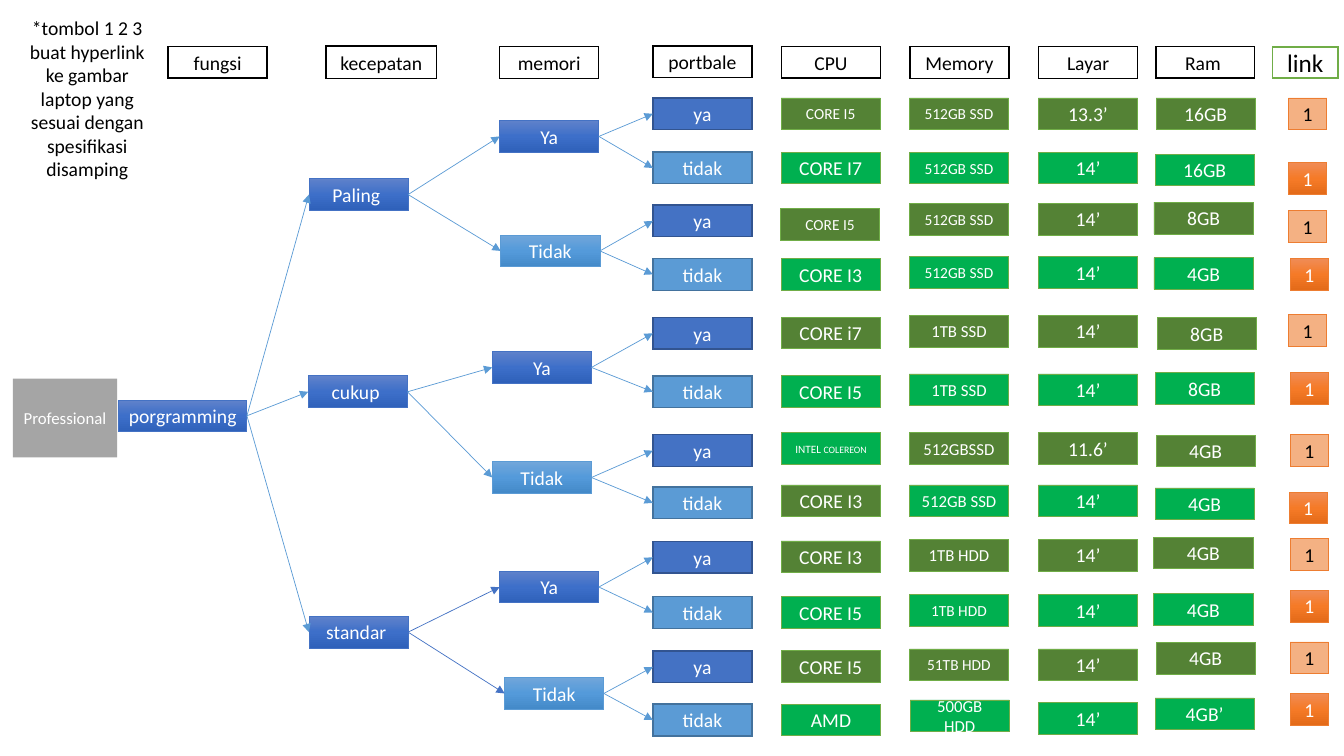
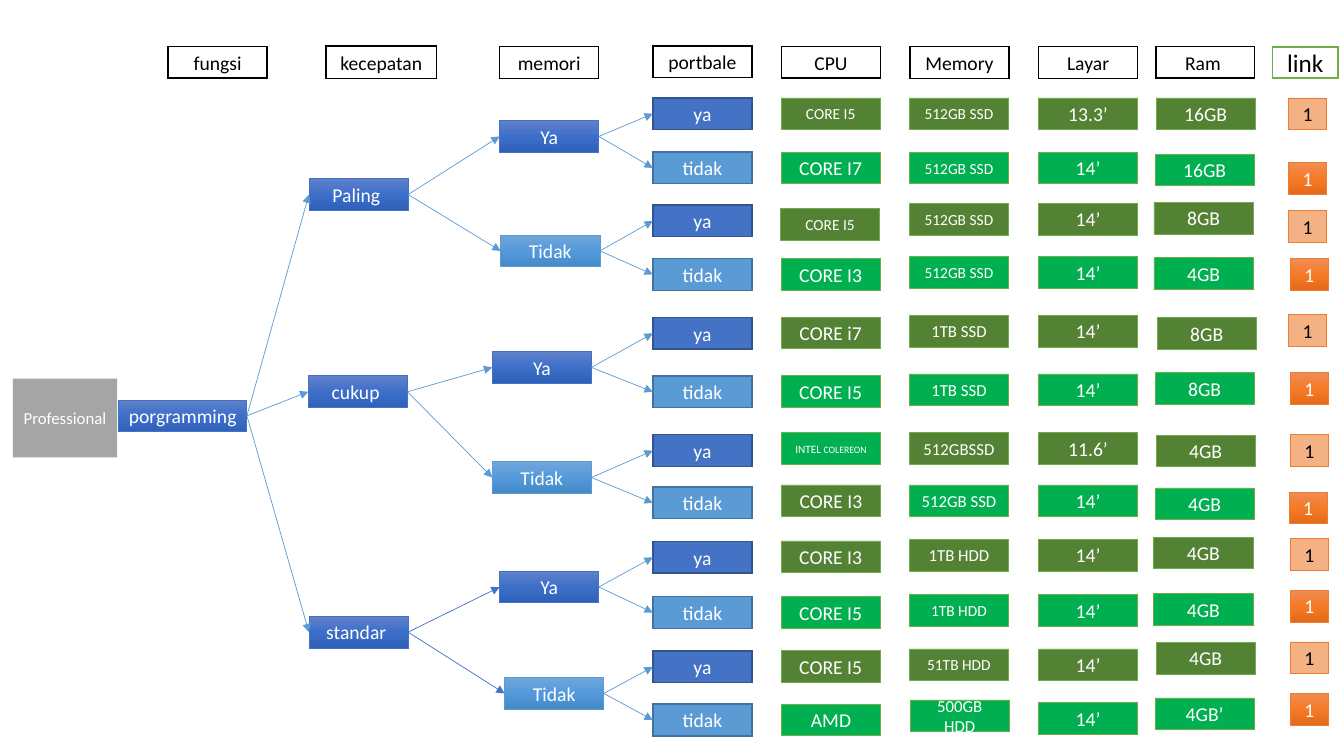
Before and after one commit to R124L-Tech/rekomendasi-laptop, a slide deck: slide 4 of files/Rules.pptx. Drawn at 1344x756 pixels with LibreOffice and Linux fonts; fonts in the diff are those of the drawing. Boxes give left, top, right and bottom in pixels: in the first picture for what was removed or moved away, otherwise in the second. Text is boxed around its words. In the diff, an @@ line names an element or a change of style, - is before the commit and + after.

```diff
--- a/files/Rules.pptx
+++ b/files/Rules.pptx
@@ text removed at [30, 21, 145, 180] @@
-*tombol 1 2 3 buat hyperlink ke gambar laptop yang sesuai dengan spesifikasi disamping
```
Also in this commit, not shown: 5 other slides changed, 3 other files.
